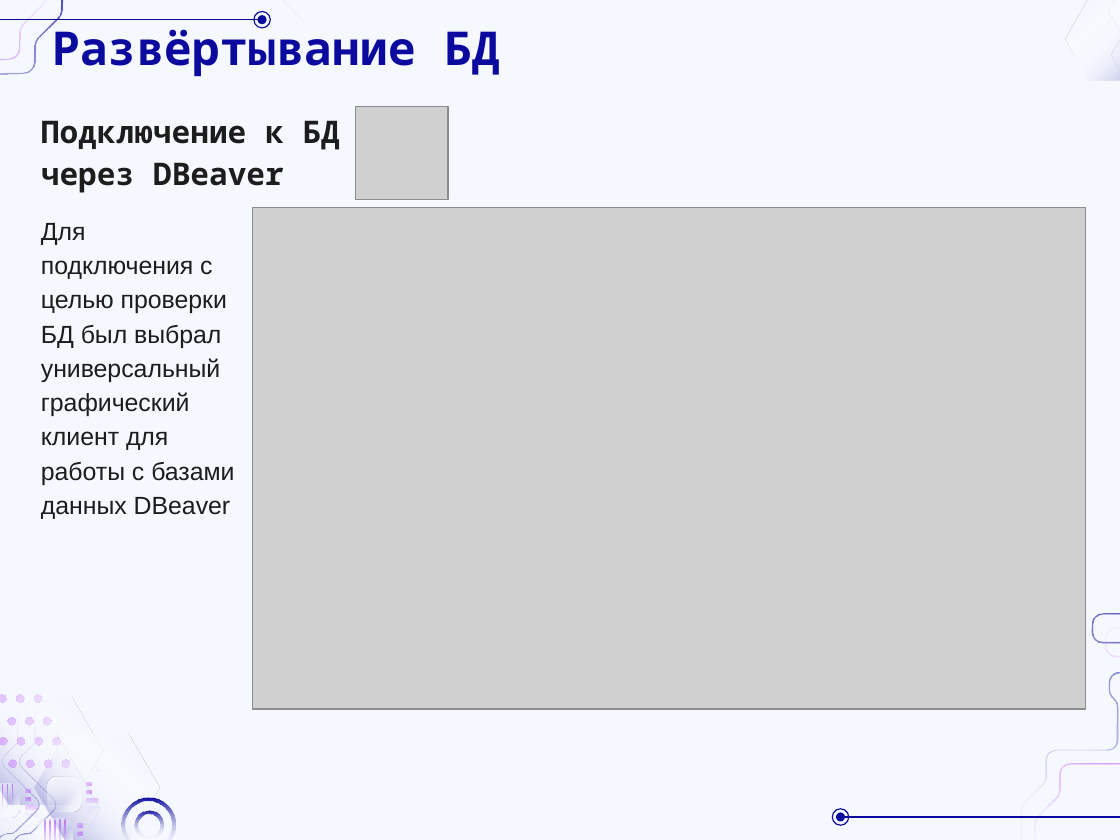
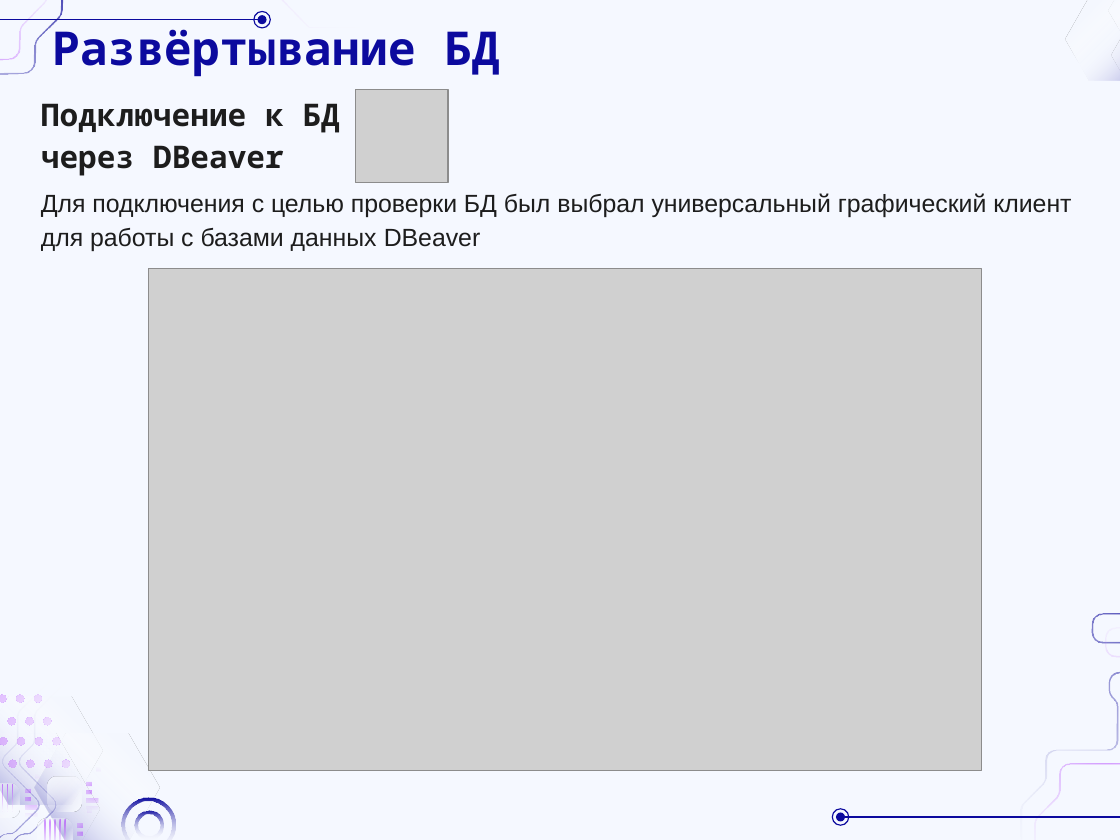
Before and after one commit to DaL1ner/virtual_queue_management_system, a slide deck: slide 20 of docs/course-work/reports/presentation/sprint-12.pptx (slide 18 before the commit). Drawn at 1120x840 pixels with LibreOffice and Linux fonts; fonts in the diff are those of the drawing; grey boxes stand for pictures; background and template pictures are left out. Boxes give left, top, right and bottom in pixels: in the first picture for what was removed or moved away, otherwise in the second. Text is boxed around its words. In the diff, an @@ line names an element or a change of style, - is before the commit and + after.

Commit message:
Незначительные изменения в документации - Исправление описания компонентов в словаре - Исправление отображения одной связи в схеме логической модели данных - Работа над итоговой презентацией

```diff
--- a/docs/course-work/reports/presentation/sprint-12.pptx
+++ b/docs/course-work/reports/presentation/sprint-12.pptx
@@ subtitle "Подключение к БД через DBeaver": place and size @@
-subtitle "Подключение к БД через DBeaver" at <box>41,120,339,193</box>
+subtitle "Подключение к БД через DBeaver" at <box>41,103,339,176</box>
@@ picture: place and size @@
-picture at <box>355,106,448,199</box>
+picture at <box>355,90,448,183</box>
@@ subtitle "Для подключения с целью проверки ..." rewrapped from <box>41,223,234,519</box> to <box>41,193,1071,251</box> @@
@@ picture: place and size @@
-picture at <box>253,207,1086,709</box>
+picture at <box>149,269,982,771</box>
```
Also in this commit, not shown: 6 other slides changed, 3 slides added, 3 other files.
